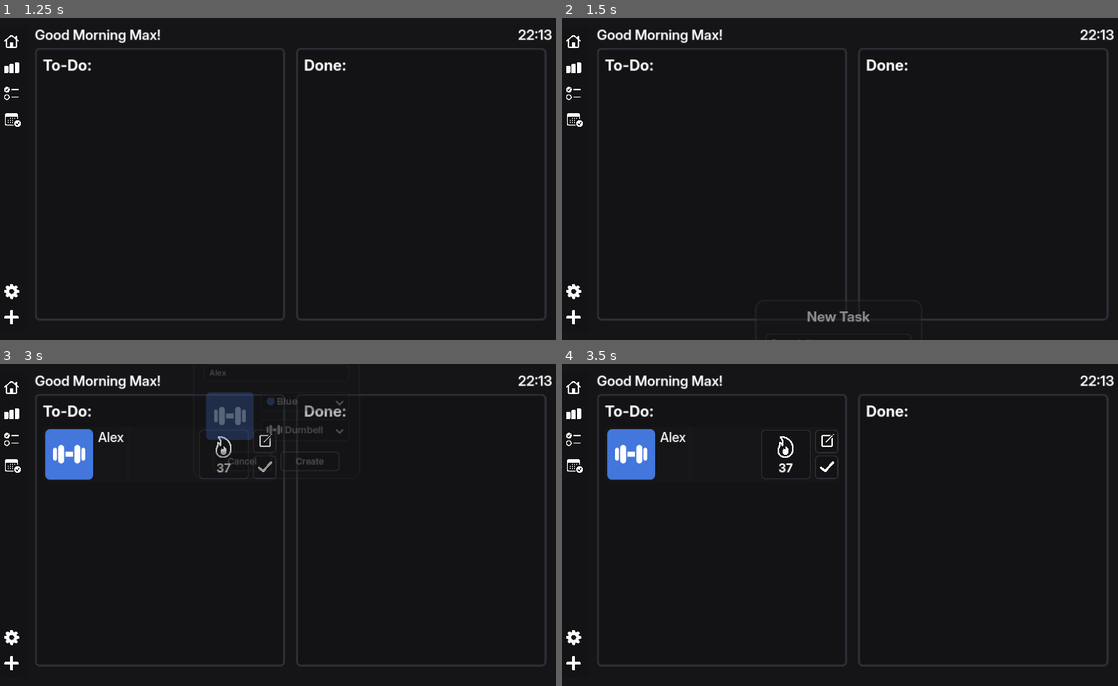
Above: before the commit, frames 1-4 (two rows, left to right).
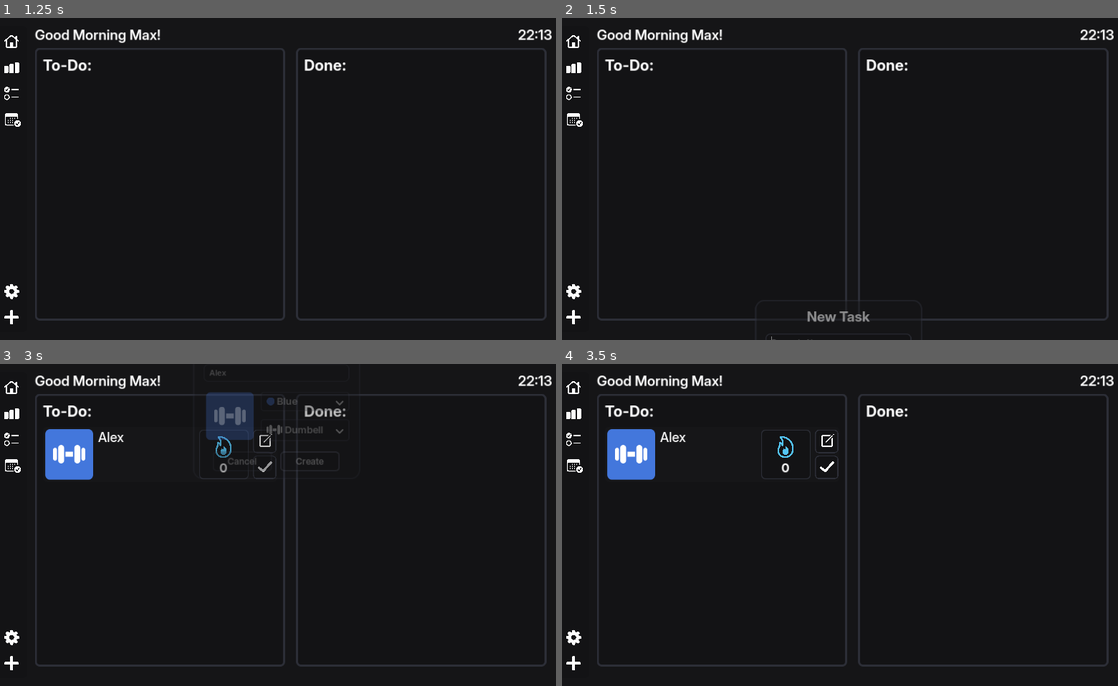
Above: after the commit, the same moments.

Repository: Firepixel85/Tasker-Labs
Game: Godot game, scene res://Main/main.tscn
Same seed, same stepped clock (60 frames per second), same inputs: the game is played once before the commit and once after it.
Inputs (mouse positions are in pixels of both pictures, inside the frame that each line leads up to):
- Up to frame 1 (1.25 s): click (11, 37) at 0.5 s
- Up to frame 2 (1.5 s): click (578, 317) at 1.25 s
- Up to frame 3 (3 s): click (278, 486) at 2.02 s; type "Alex" at 2.1 s; click "Create" at 2.75 s
- Up to frame 4 (3.5 s): no input

Frame 1 is identical in both runs. In frame 2, less than 0.1% of the frame differs, in the area x 37-38%, y 98-100%; in frame 3, 0.1%; in frame 4, 0.1%, in the area x 38-42%, y 22-34%.

Commit message:
Added task saving

Diff:
--- a/Daily Task/Daily Task.tscn
+++ b/Daily Task/Daily Task.tscn
@@ -75,9 +75,6 @@
 theme_override_fonts/font = ExtResource("3_lstys")
 theme_override_font_sizes/font_size = 26
 text = "Debug"
-
-[node name="Button" type="Button" parent="Container/Task Left"]
-layout_mode = 2
 
 [node name="Task Right" type="HBoxContainer" parent="Container"]
 layout_mode = 1
--- a/Daily Task/Scripts/Daily Task.gd
+++ b/Daily Task/Scripts/Daily Task.gd
@@ -5,12 +5,23 @@
 @onready var taskname = $"Container/Task Left/MarginContainer/VBoxContainer/Name"
 @onready var taskcolor = $"Container/Task Left/Color"
 @onready var taskicon = $"Container/Task Left/Color/VBoxContainer/HBoxContainer/Icon"
+@onready var taskstreak = $"Container/Task Right/Streak/Streak Container/MarginContainer/Hbox/Vbox/Count"
+@onready var taskflame= $"Container/Task Right/Streak/Streak Container/MarginContainer/Hbox/Vbox/Button"
 
 func _ready():
 	if rtv.justcreatedid != -1:
-		taskname.text = rtv.namedic[rtv.justcreatedid]
-		taskcolor.texture = load(colorpointer[rtv.colordic[rtv.justcreatedid]])
-		taskicon.texture = load(iconpointer[rtv.icondic[rtv.justcreatedid]])
+		taskname.text = rtv.namedic[str(rtv.justcreatedid)]
+		taskcolor.texture = load(colorpointer[int(rtv.colordic[str(rtv.justcreatedid)])])
+		taskicon.texture = load(iconpointer[int(rtv.icondic[str(rtv.justcreatedid)])])
+		taskstreak.text = str(rtv.streakdic[str(rtv.justcreatedid)])
+		rtv.loadcreationstatus = 0
+		rtv.iscreating = false
+		if rtv.streakdic[str(rtv.justcreatedid)] <= 7:
+			taskflame.modulate = Color8(84,197,246)
+		elif rtv.streakdic[str(rtv.justcreatedid)] > 7 and rtv.streakdic[str(rtv.justcreatedid)] <= 15:
+			taskflame.modulate = Color8(255,159,10)
+		elif rtv.streakdic[str(rtv.justcreatedid)] > 15 :
+			taskflame.modulate = Color8(246,94,84)
 		rtv.justcreatedid = -1
 	else:
 		print("Fatal Error: Task data lost!")
--- a/Daily UI /Scripts/Daily Handler.gd
+++ b/Daily UI /Scripts/Daily Handler.gd
@@ -1,10 +1,6 @@
 extends Control
 
-var lastgivenid:int = 0
-
 signal new_task(id:int)
-func _ready():
-	pass # Replace with function body.
 
 
 # Called every frame. 'delta' is the elapsed time since the previous frame.
@@ -12,10 +8,12 @@
 	pass
 
 func add_task(taskname,taskcolor,taskicon):
-	var targetid = lastgivenid + 1
-	rtv.namedic[targetid] = taskname
-	rtv.colordic[targetid] = taskcolor +1
-	rtv.icondic[targetid] = taskicon +1
-	lastgivenid = targetid
-	rtv.justcreatedid = lastgivenid
-	new_task.emit(lastgivenid)
+	var targetid = rtv.lastgivenid + 1
+	rtv.namedic[str(targetid)] = taskname
+	rtv.colordic[str(targetid)] = taskcolor +1
+	rtv.icondic[str(targetid)] = taskicon +1
+	rtv.donedic[str(targetid)] = false
+	rtv.streakdic[str(targetid)] = 0
+	rtv.lastgivenid = targetid
+	rtv.justcreatedid = rtv.lastgivenid
+	new_task.emit(rtv.lastgivenid)
--- a/Daily UI /Scripts/Task Instantiator.gd
+++ b/Daily UI /Scripts/Task Instantiator.gd
@@ -1,5 +1,16 @@
 extends VBoxContainer
+
+func _ready():
+	if rtv.isloading == true:
+		loadfull()
 
 func new_task(id):
 	add_child(preload("res://Daily Task/Daily Task.tscn").instantiate())
 	rtv.justcreatedid = id
+
+func loadfull():
+	for i in rtv.namedic.size():
+		rtv.loadcreationstatus = 0
+		rtv.justcreatedid = i + 1
+		add_child(preload("res://Daily Task/Daily Task.tscn").instantiate())
+		await rtv.loadcreationstatus == 1
--- /dev/null
+++ b/Main/Scipts/Saving.gd
@@ -0,0 +1,36 @@
+extends TextureRect
+@onready var savetimer: Timer = $Timer
+
+func _ready() -> void:
+	if FileAccess.file_exists("user://taskdata.json"):
+		loaddata()
+		rtv.isloading = true
+	savetimer.start()
+
+func save(): # Saves task data
+	var file = FileAccess.open("user://taskdata.json", FileAccess.WRITE)
+	var save:Dictionary
+	save["namedic"] = rtv.namedic
+	save["colordic"] = rtv.colordic
+	save["icondic"] = rtv.icondic
+	save["donedic"] = rtv.donedic
+	save["streakdic"] = rtv.streakdic
+	save["lastgivenid"] = rtv.lastgivenid
+	var json = JSON.stringify(save)
+	file.store_string(json)
+	file.close()
+
+func loaddata(): #Loads task data
+	var file = FileAccess.open("user://taskdata.json", FileAccess.READ)
+	var json = file.get_as_text()
+	var save = JSON.parse_string(json)
+	rtv.namedic = save["namedic"]
+	rtv.colordic = save["colordic"]
+	rtv.icondic = save["icondic"]
+	rtv.donedic = save["donedic"]
+	rtv.streakdic = save["streakdic"]
+	rtv.lastgivenid = save["lastgivenid"]
+	file.close()
+func load_timeout() -> void:
+	save()
+	savetimer.start()
--- a/Main/Scipts/rtv.gd
+++ b/Main/Scipts/rtv.gd
@@ -2,6 +2,11 @@
 
 var iscreating:bool #Is the New Task Scene Active?
 var justcreatedid:int #The ID of the task that was just created
+var loadcreationstatus:int = -1  #On load -1 Isn't loading 0 Is loading 1 Done loading
+var isloading:bool
+var lastgivenid:int
 var namedic:Dictionary
 var colordic:Dictionary
 var icondic:Dictionary
+var donedic:Dictionary
+var streakdic:Dictionary
--- a/Main/main.tscn
+++ b/Main/main.tscn
@@ -1,8 +1,9 @@
-[gd_scene load_steps=9 format=3 uid="uid://bas5xco4jt2as"]
+[gd_scene load_steps=10 format=3 uid="uid://bas5xco4jt2as"]
 
 [ext_resource type="PackedScene" uid="uid://hdmb3fm5ivt5" path="res://Daily UI /Daily UI.tscn" id="1_ab27m"]
 [ext_resource type="Script" path="res://Main/Scipts/rtv.gd" id="1_evffp"]
 [ext_resource type="PackedScene" uid="uid://cedapa6ga120n" path="res://Sidebar/sidebar.tscn" id="1_ji4w0"]
+[ext_resource type="Script" path="res://Main/Scipts/Saving.gd" id="2_8dlu8"]
 [ext_resource type="Theme" uid="uid://c3rp1lb338sef" path="res://Main/Main Theme.tres" id="2_qf686"]
 [ext_resource type="Script" path="res://Main/Time/Time.gd" id="3_0qn1y"]
 [ext_resource type="PackedScene" uid="uid://bvnru570cxn8u" path="res://New Task/New Task.tscn" id="5_eynx2"]
@@ -32,13 +33,9 @@
 grow_vertical = 2
 texture = SubResource("GradientTexture1D_ycv7o")
 expand_mode = 1
+script = ExtResource("2_8dlu8")
 
-[node name="Sidebar" parent="." instance=ExtResource("1_ji4w0")]
-layout_mode = 1
-anchors_preset = -1
-anchor_right = 0.073
-offset_left = 1.0
-offset_right = 1068.9
+[node name="Timer" type="Timer" parent="Background"]
 
 [node name="Greeting" type="VBoxContainer" parent="."]
 layout_mode = 1
@@ -85,7 +82,16 @@
 [node name="Daily Ui" parent="." instance=ExtResource("1_ab27m")]
 layout_mode = 1
 
+[node name="Sidebar" parent="." instance=ExtResource("1_ji4w0")]
+z_index = 1
+layout_mode = 1
+anchors_preset = -1
+anchor_right = 0.073
+offset_left = 1.0
+offset_right = 5.904
+
 [node name="New task" parent="." instance=ExtResource("5_eynx2")]
 layout_mode = 1
 
+[connection signal="timeout" from="Background/Timer" to="Background" method="load_timeout"]
 [connection signal="new_task" from="Daily Ui" to="New task" method="new_task"]
--- a/New Task/New Task.tscn
+++ b/New Task/New Task.tscn
@@ -10,13 +10,13 @@
 [ext_resource type="Texture2D" uid="uid://demx36e56pml4" path="res://Theme/Textures/Button.png" id="7_0eq5o"]
 [ext_resource type="Texture2D" uid="uid://cbr4ue5kbmkc7" path="res://Theme/Textures/Button Highlighted.png" id="8_r17eo"]
 
+[sub_resource type="StyleBoxEmpty" id="StyleBoxEmpty_5uuqy"]
+
+[sub_resource type="StyleBoxTexture" id="StyleBoxTexture_6pq23"]
+texture = ExtResource("8_r17eo")
+
 [sub_resource type="StyleBoxTexture" id="StyleBoxTexture_khcqx"]
 texture = ExtResource("7_0eq5o")
-
-[sub_resource type="StyleBoxTexture" id="StyleBoxTexture_6pq23"]
-texture = ExtResource("8_r17eo")
-
-[sub_resource type="StyleBoxEmpty" id="StyleBoxEmpty_5uuqy"]
 
 [sub_resource type="Animation" id="Animation_pkue2"]
 resource_name = "In"
@@ -423,9 +423,9 @@
 layout_mode = 2
 theme_override_fonts/font = ExtResource("6_qaeyq")
 theme_override_font_sizes/font_size = 18
+theme_override_styles/focus = SubResource("StyleBoxEmpty_5uuqy")
+theme_override_styles/hover = SubResource("StyleBoxTexture_6pq23")
 theme_override_styles/normal = SubResource("StyleBoxTexture_khcqx")
-theme_override_styles/hover = SubResource("StyleBoxTexture_6pq23")
-theme_override_styles/focus = SubResource("StyleBoxEmpty_5uuqy")
 text = "Cancel"
 
 [node name="Create" type="Button" parent="TextureRect/HBoxContainer/MarginContainer/HBoxContainer"]
@@ -433,9 +433,9 @@
 layout_mode = 2
 theme_override_fonts/font = ExtResource("6_qaeyq")
 theme_override_font_sizes/font_size = 18
+theme_override_styles/focus = SubResource("StyleBoxEmpty_5uuqy")
+theme_override_styles/hover = SubResource("StyleBoxTexture_6pq23")
 theme_override_styles/normal = SubResource("StyleBoxTexture_khcqx")
-theme_override_styles/hover = SubResource("StyleBoxTexture_6pq23")
-theme_override_styles/focus = SubResource("StyleBoxEmpty_5uuqy")
 text = "Create"
 
 [node name="AnimationPlayer" type="AnimationPlayer" parent="."]
--- a/New Task/Scripts/New Task.gd
+++ b/New Task/Scripts/New Task.gd
@@ -28,6 +28,7 @@
 	taskicon.add_icon_item(load("res://Daily Task/Textures/Icons/Paw.svg"),"Paw",3)
 	taskicon.add_icon_item(load("res://Daily Task/Textures/Icons/Paintbrush.svg"),"Paintbrush",4)
 func _process(delta):
+
 	colordisplay.texture = load(colorpointer[taskcolor.selected])
 	icondisplay.texture = load(iconpointer[taskicon.selected+1])
 	if Input.is_action_just_pressed("Add"):
@@ -58,6 +59,7 @@
 
 
 func clearsel():
+	taskname.grab_focus()
 	taskname.text = ""
 	taskcolor.selected = 0
 	taskicon.selected = 0
--- a/Sidebar/Scripts/Add.gd
+++ b/Sidebar/Scripts/Add.gd
@@ -5,3 +5,7 @@
 		Input.action_press("Add")
 		Input.action_release("Add")
 		button_pressed = false
+
+func _process(delta: float) -> void:
+	if is_hovered():
+		pass
--- a/Sidebar/sidebar.tscn
+++ b/Sidebar/sidebar.tscn
@@ -20,14 +20,12 @@
 
 [node name="Sidebar" type="Control"]
 layout_mode = 3
-anchors_preset = 15
-anchor_right = 1.0
+anchors_preset = 9
 anchor_bottom = 1.0
 offset_left = 16.0
 offset_top = 16.0
-offset_right = -1072.0
+offset_right = 80.0
 offset_bottom = -16.0
-grow_horizontal = 2
 grow_vertical = 2
 
 [node name="TextureRect" type="TextureRect" parent="."]
--- a/project.godot
+++ b/project.godot
@@ -12,7 +12,7 @@
 
 config/name="Tasker v0.4"
 run/main_scene="res://Main/main.tscn"
-config/features=PackedStringArray("4.2", "Mobile")
+config/features=PackedStringArray("4.3", "Mobile")
 config/icon="res://Icon.png"
 
 [autoload]
@@ -36,20 +36,21 @@
 
 Add={
 "deadzone": 0.5,
-"events": [Object(InputEventKey,"resource_local_to_scene":fa …(166 unchanged characters)… eycode":78,"key_label":0,"unicode":110,"echo":false,"script":null)
+"events": [Object(InputEventKey,"resource_local_to_scene":fa …(166 unchanged characters)… eycode":78,"key_label":0,"unicode":110,"location":0,"echo":false,"script":null)
 ]
 }
 Cancel={
 "deadzone": 0.5,
-"events": [Object(InputEventKey,"resource_local_to_scene":fa …(175 unchanged characters)… ode":4194305,"key_label":0,"unicode":0,"echo":false,"script":null)
+"events": [Object(InputEventKey,"resource_local_to_scene":fa …(175 unchanged characters)… ode":4194305,"key_label":0,"unicode":0,"location":0,"echo":false,"script":null)
 ]
 }
 Exit={
 "deadzone": 0.5,
-"events": [Object(InputEventKey,"resource_local_to_scene":fa …(171 unchanged characters)… eycode":81,"key_label":0,"unicode":113,"echo":false,"script":null)
+"events": [Object(InputEventKey,"resource_local_to_scene":fa …(171 unchanged characters)… eycode":81,"key_label":0,"unicode":113,"location":0,"echo":false,"script":null)
 ]
 }
 
 [rendering]
 
 renderer/rendering_method="mobile"
+textures/vram_compression/import_etc2_astc=true
--- /dev/null
+++ b/taskdata.json
@@ -0,0 +1 @@
+{"colordic":{"1":3},"donedic":{"1":false},"icondic":{"1":3},"namedic":{"1":"ettete"},"streakdic":{"1":0}}
Not shown, removed: Deployment Protocol.txt
Binary file added: IOS Icons/Icon_1024.png
Not shown, added: IOS Icons/Icon_1024.png.import
Binary file added: IOS Icons/Icon_120.png
Not shown, added: IOS Icons/Icon_120.png.import
Binary file added: IOS Icons/Icon_152.png
Not shown, added: IOS Icons/Icon_152.png.import
Binary file added: IOS Icons/Icon_167.png
Not shown, added: IOS Icons/Icon_167.png.import
Binary file added: IOS Icons/Icon_180.png
Not shown, added: IOS Icons/Icon_180.png.import
Binary file added: IOS Icons/Icon_76.png
(and 4 more such lines)
